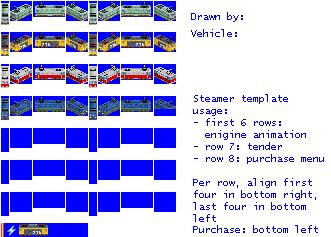
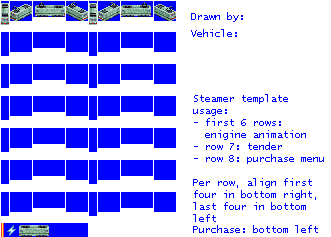
Before/after of a 331 × 237 layered artwork. What changed in the layer stack:
painted on "empty.png" over 1, 13, 176, 237
